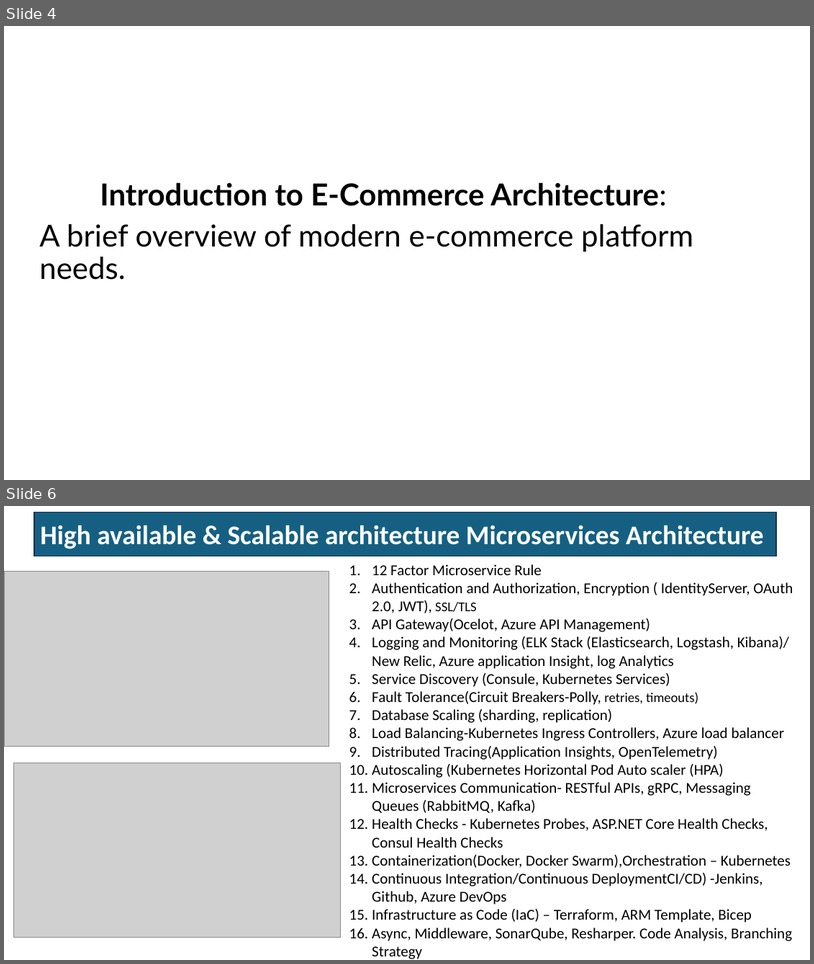
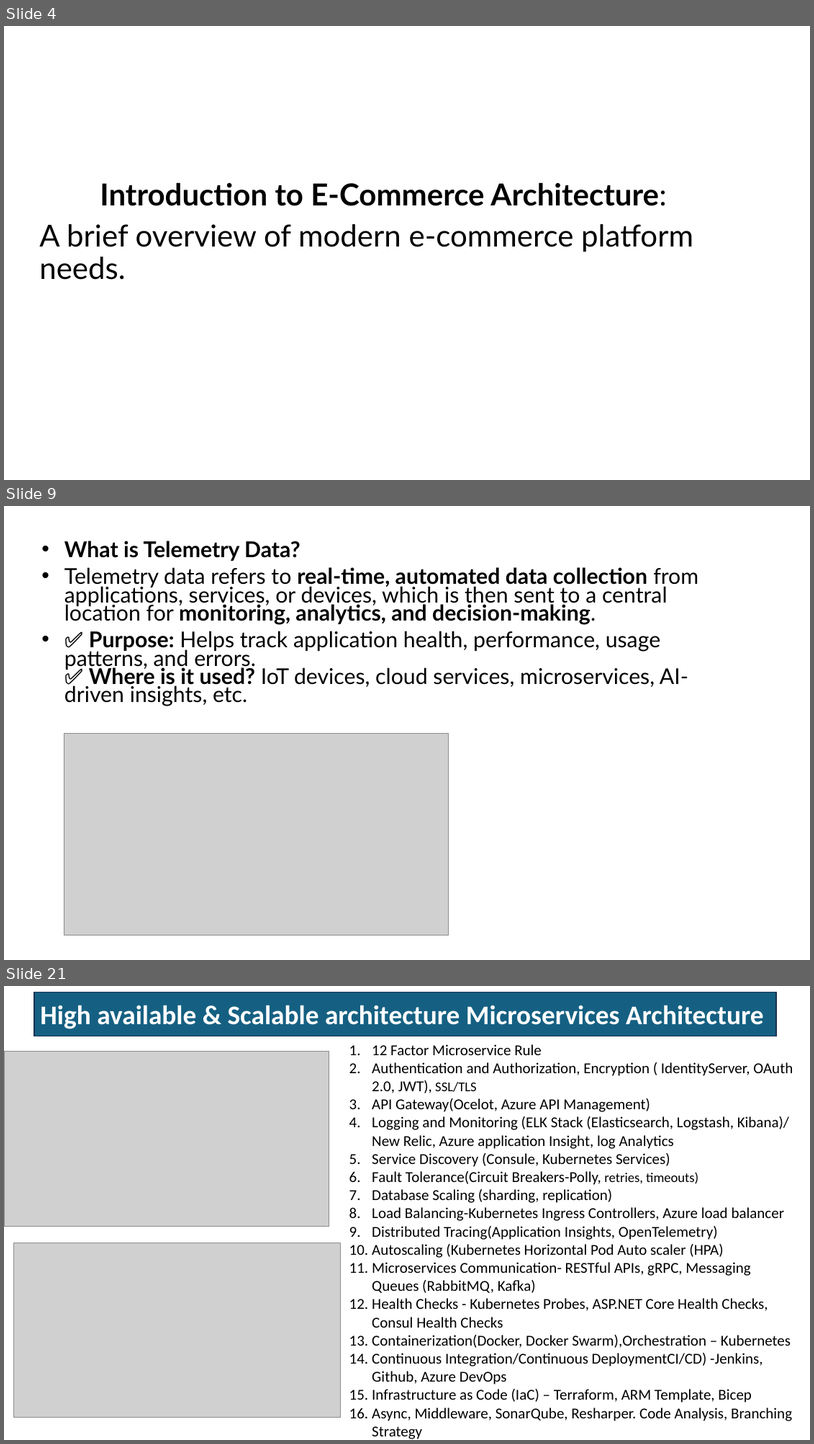
Before and after one commit to RajneeshhajelaAzure/architect, a slide deck: Architecting E-Commerce Solutions with.pptx. Shown one above the other, each under a label of ours: slides 4 and 6 before the commit, slides 4, 9 and 21 after it; the slides between them are not shown. The pictures are 814x964 and 814x1444 pixels, drawn with LibreOffice and Linux fonts; fonts in the diff are those of the drawing; grey boxes stand for pictures. Boxes give left, top, right and bottom in pixels: in the first picture for what was removed or moved away, otherwise in the second. Text is boxed around its words. In the diff, an @@ line names an element or a change of style, - is before the commit and + after.

```diff
--- a/Architecting E-Commerce Solutions with.pptx
+++ b/Architecting E-Commerce Solutions with.pptx
@@ slide 9 added at (4, 506, 810, 960), background #FFFFFF @@
@@ text added at (64, 541, 699, 706), 25.9 pt, text #000000 @@
+• What is Telemetry Data?
+• Telemetry data refers to real-time, automated data collection from applications, services, or devices, which is then sent to a central location for monitoring, analytics, and decision-making.
+• ✅ Purpose: Helps track application health, performance, usage patterns, and errors.
+  ✅ Where is it used? IoT devices, cloud services, microservices, AI-driven insights, etc.
@@ picture added at (64, 733, 449, 935) @@
@@ what was slide 6 is now slide 21 @@
```
Also in this commit, not shown: 2 slides changed, 15 other slides added, 2 other files.
